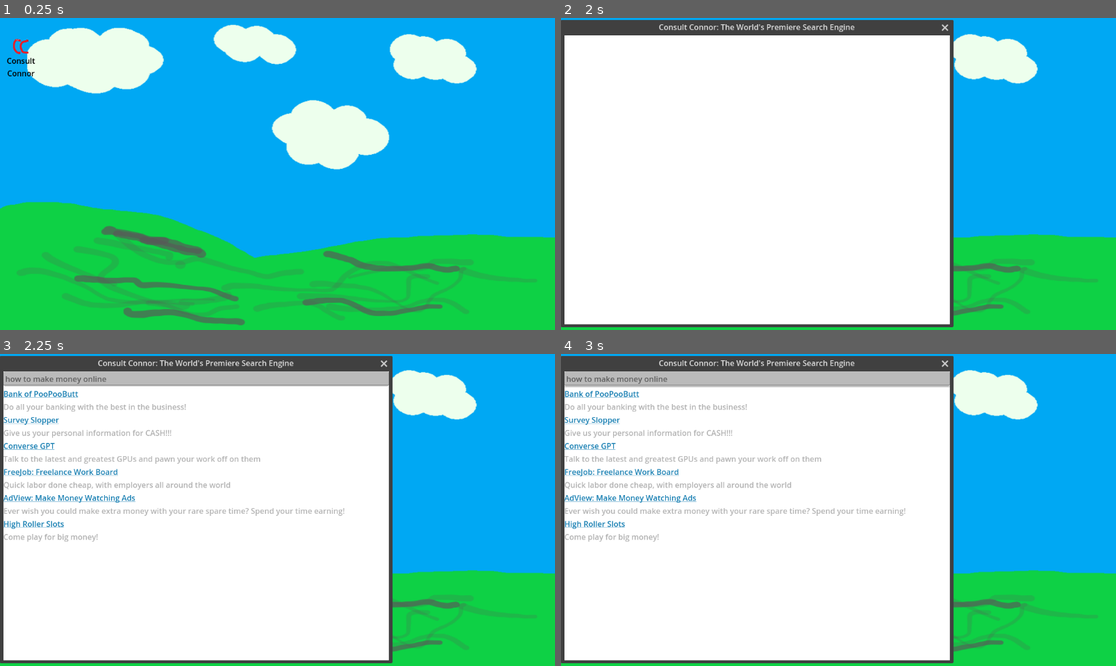
Above: before the commit, frames 1-4 (two rows, left to right).
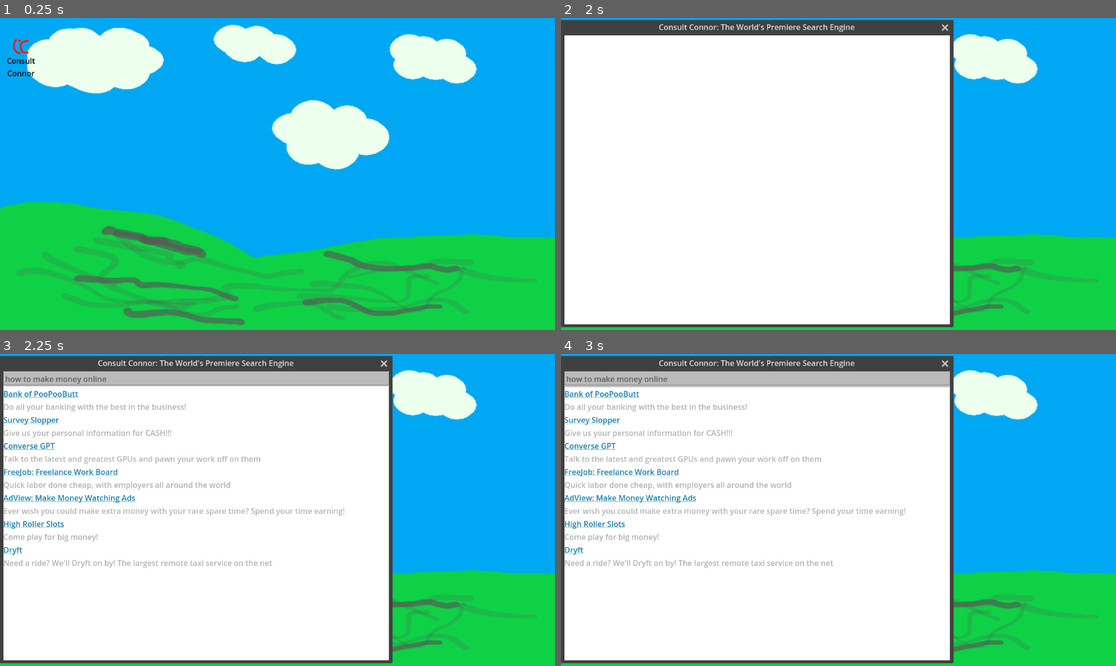
Above: after the commit, the same moments.

Repository: zsmitty2020/SSUFamJam25
Game: Godot game, scene res://Desktop/desktop.tscn
Two runs of this game, one before a commit and one after it. Both use one fixed random seed, a clock stepped at 60 frames per second and the inputs below. The engine's default icon, where the game draws it, is replaced by a stand-in: a white triangle on a blue panel in a dark square.
Inputs:
- Up to frame 1 (0.25 s): no input
- Up to frame 2 (2 s): click "Consult Connor" at 0.5 s; click "Search" at 1.25 s
- Up to frame 3 (2.25 s): click "Consult Connor" at 2 s
- Up to frame 4 (3 s): click "Consult Connor" at 2.75 s

Frames 1-2 are identical in both runs. In frame 3, 0.4% of the frame differs, in the area x 0-50%, y 61-69%; in frame 4, 0.4%.

Commit message:
added dryft to CC

Diff:
--- a/ssu-fam-jam-game-godot-project/Windows/Search/search_window.gd
+++ b/ssu-fam-jam-game-godot-project/Windows/Search/search_window.gd
@@ -53,3 +53,10 @@
 		var temp = preload("res://Windows/SlotsGambling/slotsgambling.tscn").instantiate()
 		get_tree().get_root().add_child(temp)
 		GlobalData.open_tabs.append("slotsgambling")
+
+
+func _on_dryft_meta_clicked(_meta: Variant) -> void:
+	if GlobalData.open_tabs.find("dryft")==-1:
+		var temp = preload("res://Windows/UberGame/uber_game.tscn").instantiate()
+		get_tree().get_root().add_child(temp)
+		GlobalData.open_tabs.append("dryft")
--- a/ssu-fam-jam-game-godot-project/Windows/Search/search_window.tscn
+++ b/ssu-fam-jam-game-godot-project/Windows/Search/search_window.tscn
@@ -182,6 +182,23 @@
 text = "Come play for big money!"
 fit_content = true
 
+[node name="Dryft" type="VBoxContainer" parent="SearchWindow/SearchResults/VBoxContainer"]
+layout_mode = 2
+
+[node name="Url" type="RichTextLabel" parent="SearchWindow/SearchResults/VBoxContainer/Dryft"]
+layout_mode = 2
+theme_override_colors/default_color = Color(0.08235294, 0.49411765, 0.69803923, 1)
+bbcode_enabled = true
+text = "[url]Dryft[/url]"
+fit_content = true
+
+[node name="Descripion" type="RichTextLabel" parent="SearchWindow/SearchResults/VBoxContainer/Dryft"]
+layout_mode = 2
+theme_override_colors/default_color = Color(0.69411767, 0.69411767, 0.69411767, 1)
+bbcode_enabled = true
+text = "Need a ride? We'll Dryft on by! The largest remote taxi service on the net"
+fit_content = true
+
 [connection signal="close_requested" from="." to="SearchWindow" method="_on_search_window_close_requested"]
 [connection signal="pressed" from="SearchWindow/MainSearchScreen/VBoxContainer/HBoxContainer/Button" to="SearchWindow" method="_on_button_pressed"]
 [connection signal="meta_clicked" from="SearchWindow/SearchResults/VBoxContainer/Bank/Url" to="SearchWindow" method="_on_url_meta_clicked"]
@@ -190,3 +207,4 @@
 [connection signal="meta_clicked" from="SearchWindow/SearchResults/VBoxContainer/FreeJob/Url" to="SearchWindow" method="_on_freejob_meta_clicked"]
 [connection signal="meta_clicked" from="SearchWindow/SearchResults/VBoxContainer/AdView/Url" to="SearchWindow" method="_on_adview_meta_clicked"]
 [connection signal="meta_clicked" from="SearchWindow/SearchResults/VBoxContainer/SlotsGambling/Url" to="SearchWindow" method="_on_slotsgambling_meta_clicked"]
+[connection signal="meta_clicked" from="SearchWindow/SearchResults/VBoxContainer/Dryft/Url" to="SearchWindow" method="_on_dryft_meta_clicked"]
--- a/ssu-fam-jam-game-godot-project/Windows/UberGame/uber_game.gd
+++ b/ssu-fam-jam-game-godot-project/Windows/UberGame/uber_game.gd
@@ -14,7 +14,7 @@
 
 
 # Called every frame. 'delta' is the elapsed time since the previous frame.
-func _process(delta: float) -> void:
+func _process(_delta: float) -> void:
 	pass
 	#print($NewTrip.time_left)
 
@@ -35,7 +35,7 @@
 
 
 func _on_close_requested() -> void:
-	#GlobalData.open_tabs.erase("search")
+	GlobalData.open_tabs.erase("dryft")
 	self.queue_free()
 
 
